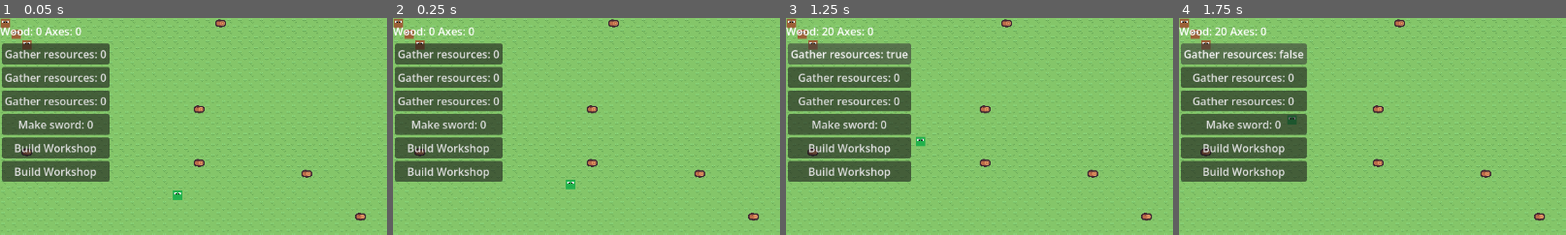
Above: before the commit, frames 1-4 (left to right).
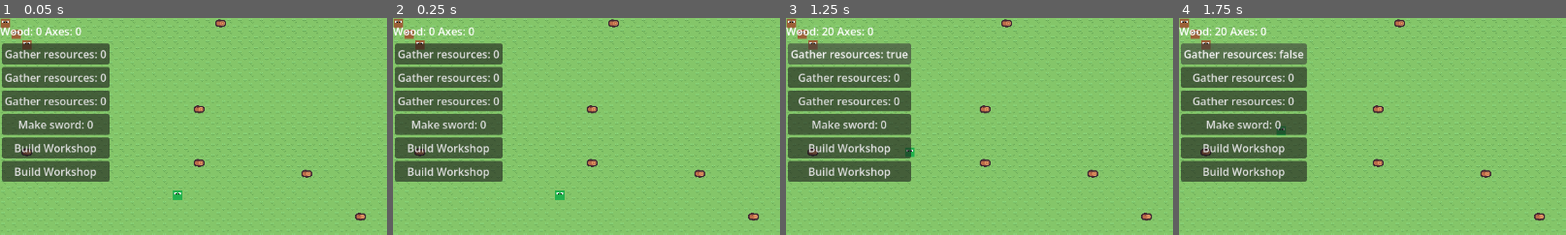
Above: after the commit, the same moments.

Repository: amandodaw/zd-prototype
Game: Godot game, scene res://scenes/world.tscn
Two runs of this game, one before a commit and one after it. Both use one fixed random seed, a clock stepped at 60 frames per second and the inputs below.
Inputs:
- Up to frame 1 (0.05 s): no input
- Up to frame 2 (0.25 s): no input
- Up to frame 3 (1.25 s): click "Gather resources: 0" at 0.5 s
- Up to frame 4 (1.75 s): click "Gather resources: true" at 1.25 s
The pictures show only the part of the screen within x 0-50%, y 0-50%; the shares and areas given below are measured in that part.

Frame 1 is identical in both runs. In frame 2, 0.2% of the frame differs, in the area x 41-48%, y 74-84%; in frame 3, 0.2%; in frame 4, 0.2%.

Commit message:
Evitado que el set_path se vaya a una posicion si es la misma que la del attack_target. Realmente se debería evitar cada vez que se va a mover algo a un sitio, comprobar si ya hay una entidad ahí. Si la hay, recalcular path

Diff:
--- a/scripts/systems/action_system.gd
+++ b/scripts/systems/action_system.gd
@@ -23,3 +23,4 @@
 			if plan_comp.plan.is_empty():
 				print("plan terminado")
 				target_comp.target_pos = GridUtils.INVALID
+				target_comp.attack_target = null
--- a/scripts/systems/path_system.gd
+++ b/scripts/systems/path_system.gd
@@ -21,7 +21,10 @@
 
 	if !astar.is_in_bounds(choosed_pos.x, choosed_pos.y):
 		return
-	if astar.is_point_solid(target_pos.target_pos):
+	#Hay que revisar esta condicion. Puede dar problemas con ataques de rango
+	#Ya hecho. Si el target es el mismo que el de la posicion del attack target siempre que no sea null, elegir adyacente.
+	#Cuando haga ranged attack, elegirá otra posición para atacar
+	if astar.is_point_solid(target_pos.target_pos) or (target_pos.attack_target != null and target_pos.target_pos == target_pos.attack_target.get_component(PositionComponent).grid_pos):
 		target_pos.adyacent_target_pos =  choose_adjacent(entity)
 		choosed_pos = target_pos.adyacent_target_pos
 	if choosed_pos == GridUtils.INVALID:
